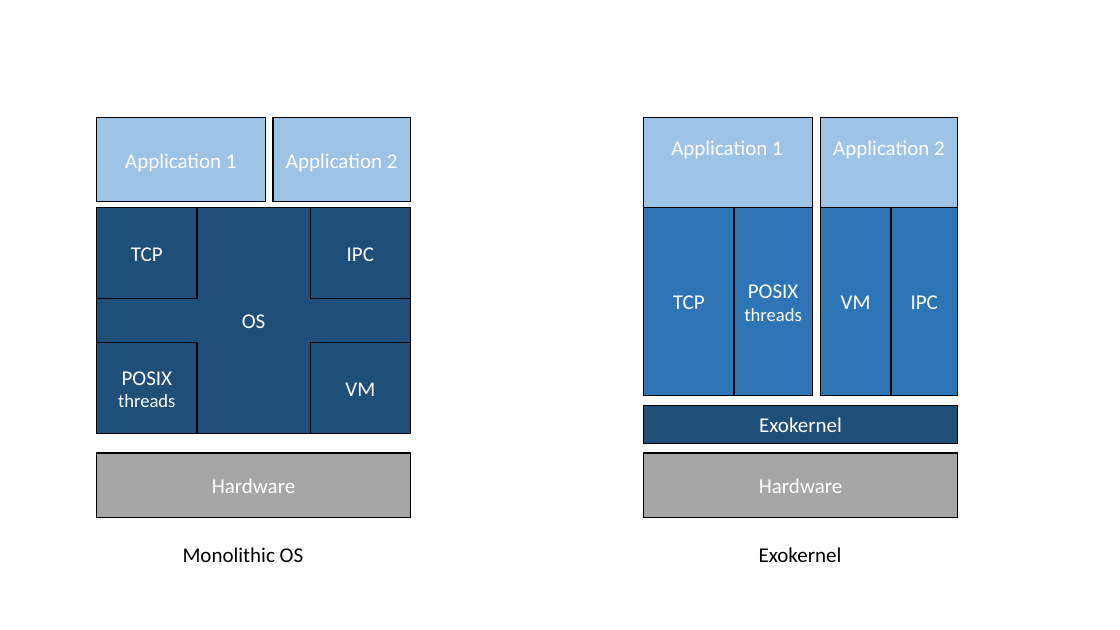
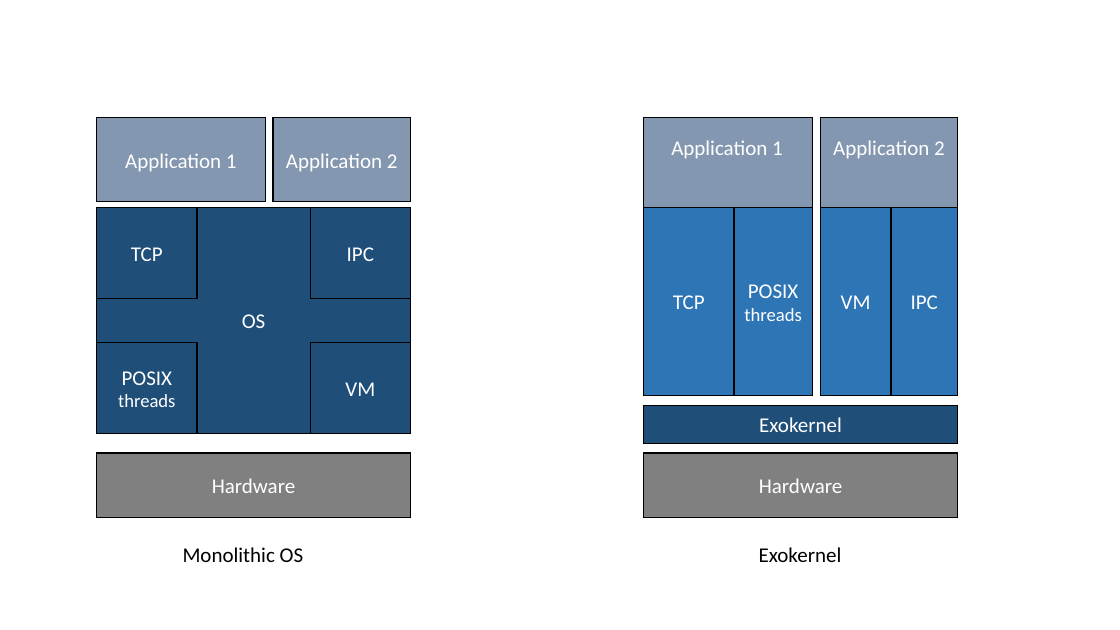
Before and after one commit to aghosn/CandidacyPresentation, a slide deck: slide 2 of old/Figures/figExo.pptx. Drawn at 1120x630 pixels with LibreOffice and Linux fonts; fonts in the diff are those of the drawing. Boxes give left, top, right and bottom in pixels: in the first picture for what was removed or moved away, otherwise in the second. Text is boxed around its words. In the diff, an @@ line names an element or a change of style, - is before the commit and + after.

```diff
--- a/old/Figures/figExo.pptx
+++ b/old/Figures/figExo.pptx
@@ fill #9DC3E6 to #8497B0 in 4 elements at (97,118,266,202), (273,118,411,202), (644,118,812,396), (820,118,958,396) @@
@@ rectangle "Hardware" at (97,453,411,518): fill #A6A6A6 to #808080 @@
@@ rectangle "Hardware" at (644,453,958,518): fill #A6A6A6 to #808080 @@
```
Also in this commit, not shown: 7 other slides changed, 1 other file.
